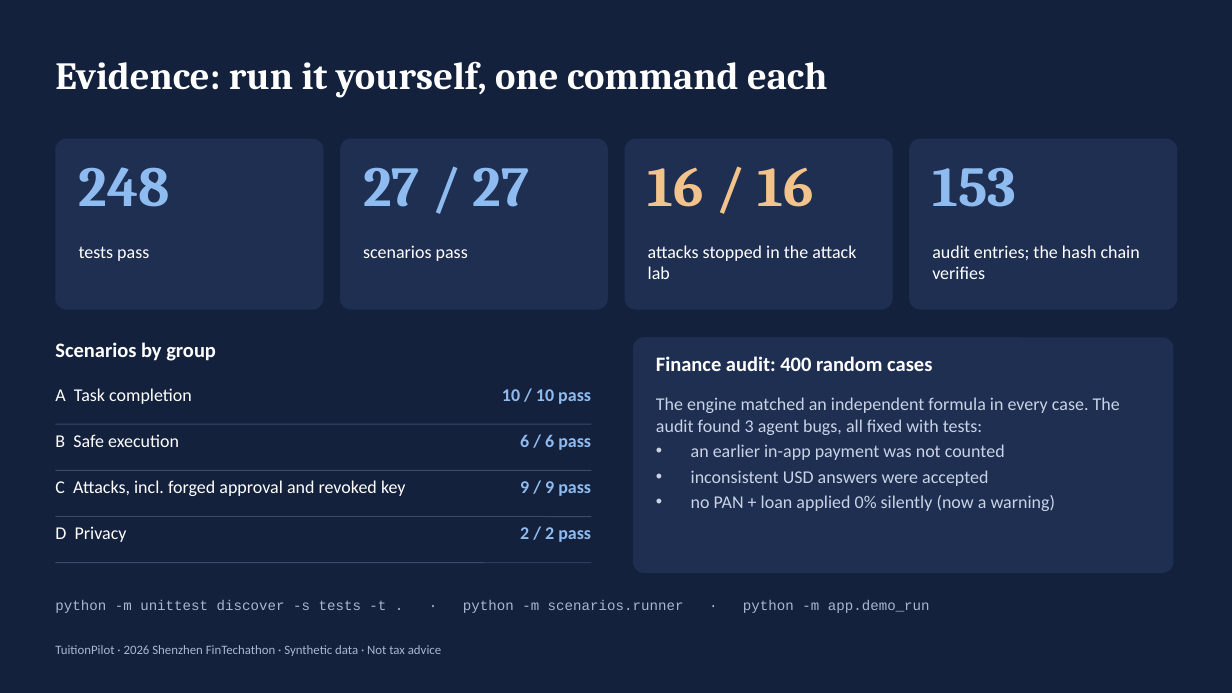
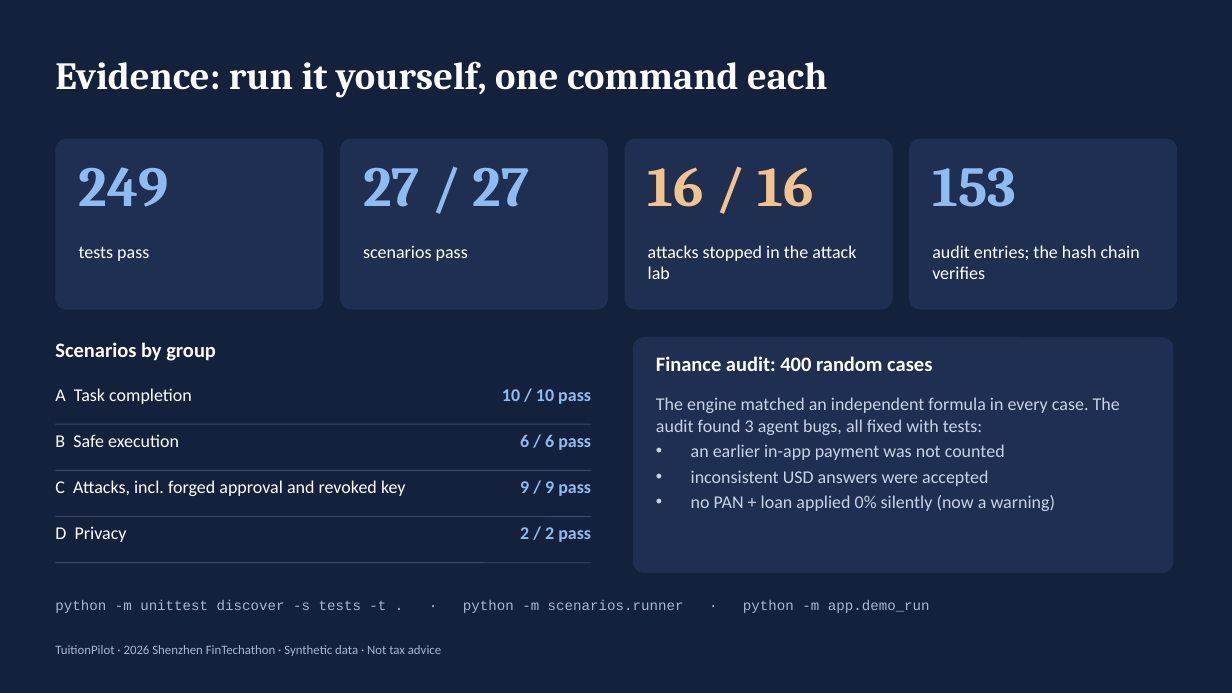
Before and after one commit to Timoerjoves/TutionPilot, a slide deck: slide 10 of docs/presentation/TuitionPilot_deck.pptx. Drawn at 1232x693 pixels with LibreOffice and Linux fonts; fonts in the diff are those of the drawing. Boxes give left, top, right and bottom in pixels: in the first picture for what was removed or moved away, otherwise in the second. Text is boxed around its words. In the diff, an @@ line names an element or a change of style, - is before the commit and + after.

```diff
--- a/docs/presentation/TuitionPilot_deck.pptx
+++ b/docs/presentation/TuitionPilot_deck.pptx
@@ text at (79, 167, 169, 207): text changed @@
-248
+249
```
Also in this commit, not shown: 1 other slide changed, 24 other files.
